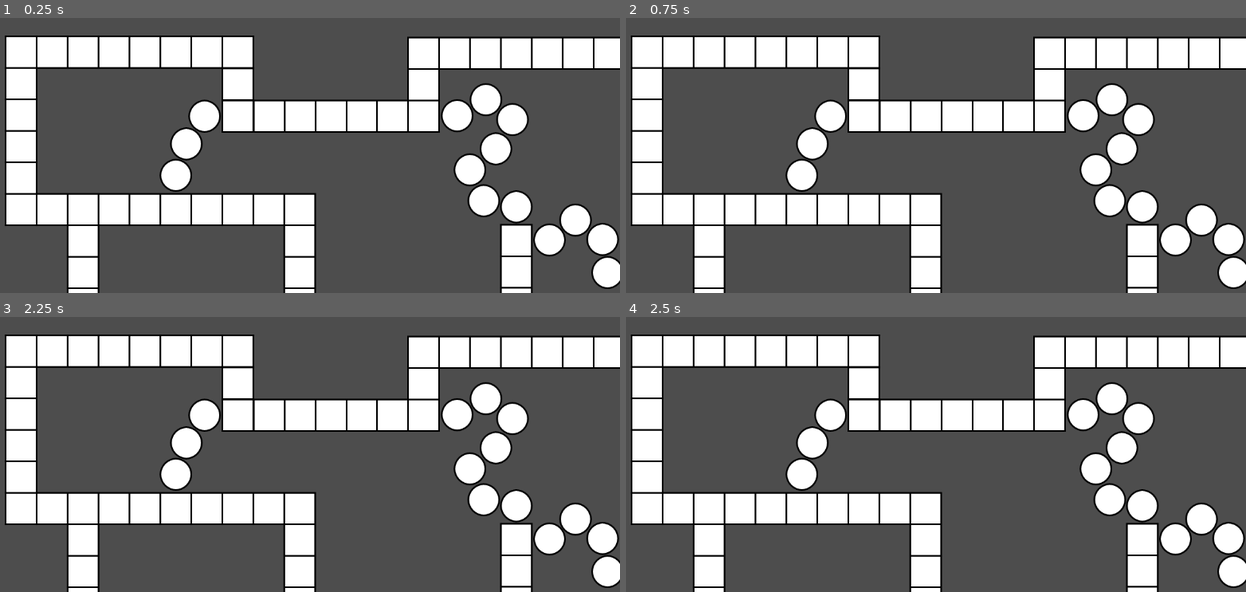
Above: before the commit, frames 1-4 (two rows, left to right).
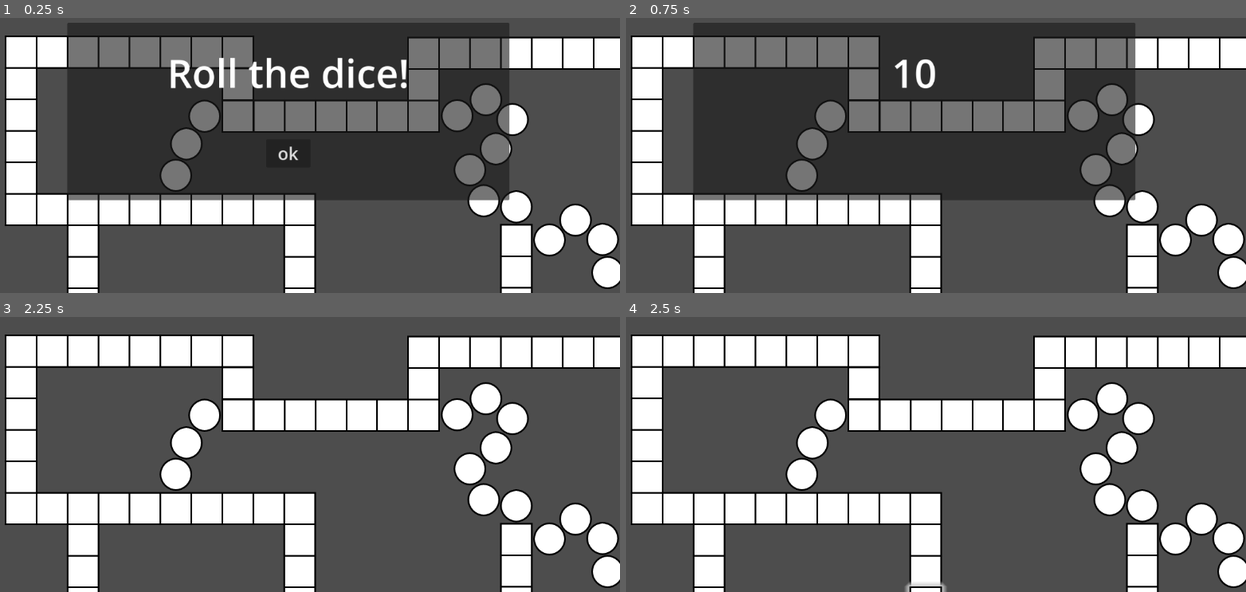
Above: after the commit, the same moments.

Repository: hfxbse/mparty
Game: Godot game, scene res://main/main.tscn
The game is run twice, just before and just after one commit, with the same random seed, the same clock (stepped at 60 frames per second) and the same inputs.
Inputs (mouse positions are in pixels of both pictures, inside the frame that each line leads up to):
- Up to frame 1 (0.25 s): no input
- Up to frame 2 (0.75 s): click (917, 152) at 0.5 s, where only the run after the commit has a clickable "ok"
- Up to frame 3 (2.25 s): tap Enter at 1.25 s; tap Space at 2 s
- Up to frame 4 (2.5 s): no input

The runs differ from the first frame. In frame 1, 43% of the frame differs, in the area x 10-83%, y 1-67%; in frame 2, 43%; in frame 3, nothing differs; in frame 4, 0.1%.
Error before the commit: Attempt to call function 'add_dice_menu' in base 'null instance' on a null instance. (res://main/main.gd:61)

Commit message:
Connect dice to main

Diff:
--- a/dice/Dice.gd
+++ b/dice/Dice.gd
@@ -1,13 +1,14 @@
-extends Panel
+extends Control
 
-@onready var animation = $AnimationPlayer
-@onready var label = $Label
-@onready var button = $Button
+@onready var label = $CanvasLayer/Panel/Label
+@onready var button = $CanvasLayer/Panel/Button
+
+signal dice_number(dnumber: int)
 
 func _on_button_pressed():
-	var random = randi_range(1,6)
+	var random = randi_range(1,12)
 
-	animation.play("popUpScale")
 	label.set_text(String("%d" % random))
-	animation.play("popUpScale")
+	dice_number.emit(random)
+
 	button.hide()
--- a/dice/Dice.tscn
+++ b/dice/Dice.tscn
@@ -1,81 +1,56 @@
-[gd_scene load_steps=5 format=3 uid="uid://pafrdl87j2l4"]
+[gd_scene load_steps=2 format=3 uid="uid://pafrdl87j2l4"]
 
 [ext_resource type="Script" path="res://dice/Dice.gd" id="1_2eigy"]
 
-[sub_resource type="StyleBoxFlat" id="StyleBoxFlat_bbr11"]
-bg_color = Color(0.682353, 0.8, 0.901961, 1)
-
-[sub_resource type="Animation" id="Animation_2mnru"]
-resource_name = "popUpUniversal"
-tracks/0/type = "value"
-tracks/0/imported = false
-tracks/0/enabled = true
-tracks/0/path = NodePath(".:scale")
-tracks/0/interp = 1
-tracks/0/loop_wrap = true
-tracks/0/keys = {
-"times": PackedFloat32Array(0, 0.6),
-"transitions": PackedFloat32Array(1, 1),
-"update": 0,
-"values": [Vector2(0, 0), Vector2(1, 1)]
-}
-
-[sub_resource type="AnimationLibrary" id="AnimationLibrary_d273h"]
-_data = {
-"popUpUniversal": SubResource("Animation_2mnru")
-}
-
 [node name="Control" type="Control"]
 layout_mode = 3
-anchors_preset = 15
-anchor_right = 1.0
-anchor_bottom = 1.0
+anchors_preset = 0
+size_flags_horizontal = 3
+size_flags_vertical = 3
+script = ExtResource("1_2eigy")
+
+[node name="CanvasLayer" type="CanvasLayer" parent="."]
+
+[node name="Panel" type="Panel" parent="CanvasLayer"]
+anchors_preset = 8
+anchor_left = 0.5
+anchor_top = 0.5
+anchor_right = 0.5
+anchor_bottom = 0.5
+offset_left = -480.0
+offset_top = -192.5
+offset_right = 480.0
+offset_bottom = 192.5
 grow_horizontal = 2
 grow_vertical = 2
+scale = Vector2(0.833333, 0.833333)
+pivot_offset = Vector2(336, 166)
 
-[node name="Panel" type="Panel" parent="."]
-layout_mode = 0
-offset_left = 117.0
-offset_top = 122.0
-offset_right = 1044.0
-offset_bottom = 520.0
-scale = Vector2(0.966667, 0.966667)
-pivot_offset = Vector2(336, 166)
-script = ExtResource("1_2eigy")
-
-[node name="Button" type="Button" parent="Panel"]
+[node name="Button" type="Button" parent="CanvasLayer/Panel"]
 layout_mode = 1
 anchors_preset = -1
 anchor_left = 0.342
 anchor_top = 1.167
 anchor_right = 0.342
 anchor_bottom = 1.167
-offset_left = 81.932
-offset_top = -231.309
-offset_right = 187.932
-offset_bottom = -178.309
-theme_override_colors/font_color = Color(0, 0, 0, 1)
-theme_override_colors/font_hover_color = Color(0, 1, 0, 1)
+offset_left = 103.68
+offset_top = -196.295
+offset_right = 199.68
+offset_bottom = -143.295
 theme_override_font_sizes/font_size = 38
-theme_override_styles/normal = SubResource("StyleBoxFlat_bbr11")
 action_mode = 0
 text = "ok"
 
-[node name="Label" type="Label" parent="Panel"]
+[node name="Label" type="Label" parent="CanvasLayer/Panel"]
 layout_mode = 0
-offset_left = 160.167
-offset_top = 53.5
-offset_right = 685.167
-offset_bottom = 172.5
+offset_left = 192.0
+offset_top = 49.0
+offset_right = 768.0
+offset_bottom = 168.0
 theme_override_colors/font_color = Color(1, 1, 1, 1)
 theme_override_font_sizes/font_size = 85
 text = "Roll the dice!"
 horizontal_alignment = 1
 vertical_alignment = 1
 
-[node name="AnimationPlayer" type="AnimationPlayer" parent="Panel"]
-libraries = {
-"": SubResource("AnimationLibrary_d273h")
-}
-
-[connection signal="pressed" from="Panel/Button" to="Panel" method="_on_button_pressed"]
+[connection signal="pressed" from="CanvasLayer/Panel/Button" to="." method="_on_button_pressed"]
--- a/main/main.tscn
+++ b/main/main.tscn
@@ -1,14 +1,16 @@
-[gd_scene load_steps=4 format=3 uid="uid://bwbwn4wc8mnyf"]
+[gd_scene load_steps=5 format=3 uid="uid://bwbwn4wc8mnyf"]
 
 [ext_resource type="Script" path="res://main/main.gd" id="1_5mwui"]
 [ext_resource type="PackedScene" uid="uid://bcs3nvv2okhry" path="res://map/map.tscn" id="2_n57xg"]
+[ext_resource type="PackedScene" uid="uid://b87k43gn00bjy" path="res://menu_overlay/menu_overlay.tscn" id="2_tj4n1"]
 [ext_resource type="PackedScene" uid="uid://c82nk64v2y7hl" path="res://player/player.tscn" id="3_kj1dm"]
 
 [node name="Node2" type="Node"]
 script = ExtResource("1_5mwui")
 
+[node name="MenuOverlay" parent="." instance=ExtResource("2_tj4n1")]
+
 [node name="Map" parent="." instance=ExtResource("2_n57xg")]
-z_index = -1
 position = Vector2(-54, 156)
 
 [node name="Player" parent="." instance=ExtResource("3_kj1dm")]
--- a/menu_overlay/menu_overlay.gd
+++ b/menu_overlay/menu_overlay.gd
@@ -8,9 +8,7 @@
 
 func _ready():
 	dice_menu = preload("res://dice/Dice.tscn").instantiate()
-	difficulty_menu = preload("res://feld_aktionen/question_difficulty/question_difficulty.tscn").instantiate()
 	dice_menu.dice_number.connect(_on_dice_number)
-	difficulty_menu.difficulty.connect(_on_difficulty)
 	ask_difficulty()
 
 func on_player_begin_turn(player: Player):
--- a/player/euro.svg
+++ b/player/euro.svg
@@ -1,3 +1,3 @@
 <?xml version="1.0" encoding="utf-8"?>
 <!-- Generator: Fusion 360, Shaper Origin Export Add-In, Version 1.6.10  -->
-<svg xmlns="http://www.w3.org/2000/svg" xmlns:xlink="http:// …(5857 unchanged characters)… -1,-7.5784366,5.3088497)" fill="rgb(0,0,128)" stroke-linecap="round" stroke-linejoin="round" /></svg>
+<svg xmlns="http://www.w3.org/2000/svg" xmlns:xlink="http:// …(5857 unchanged characters)… -1,-7.5784366,5.3088497)" fill="rgb(0,0,0)" stroke-linecap="round" stroke-linejoin="round" /></svg>
--- a/player/pound.svg
+++ b/player/pound.svg
@@ -1,3 +1,3 @@
 <?xml version="1.0" encoding="utf-8"?>
 <!-- Generator: Fusion 360, Shaper Origin Export Add-In, Version 1.6.10  -->
-<svg xmlns="http://www.w3.org/2000/svg" xmlns:xlink="http:// …(8437 unchanged characters)… 0,0,-1,-4.1752989,5.3088497)" fill="rgb(220,220,220)" stroke-linecap="round" stroke-linejoin="round" /></svg>
+<svg xmlns="http://www.w3.org/2000/svg" xmlns:xlink="http:// …(8437 unchanged characters)… 0,0,-1,-4.1752989,5.3088497)" fill="rgb(0,0,0)" stroke-linecap="round" stroke-linejoin="round" /></svg>
Not shown, changed: player/dollar.svg.import
Not shown, changed: player/euro.svg.import
